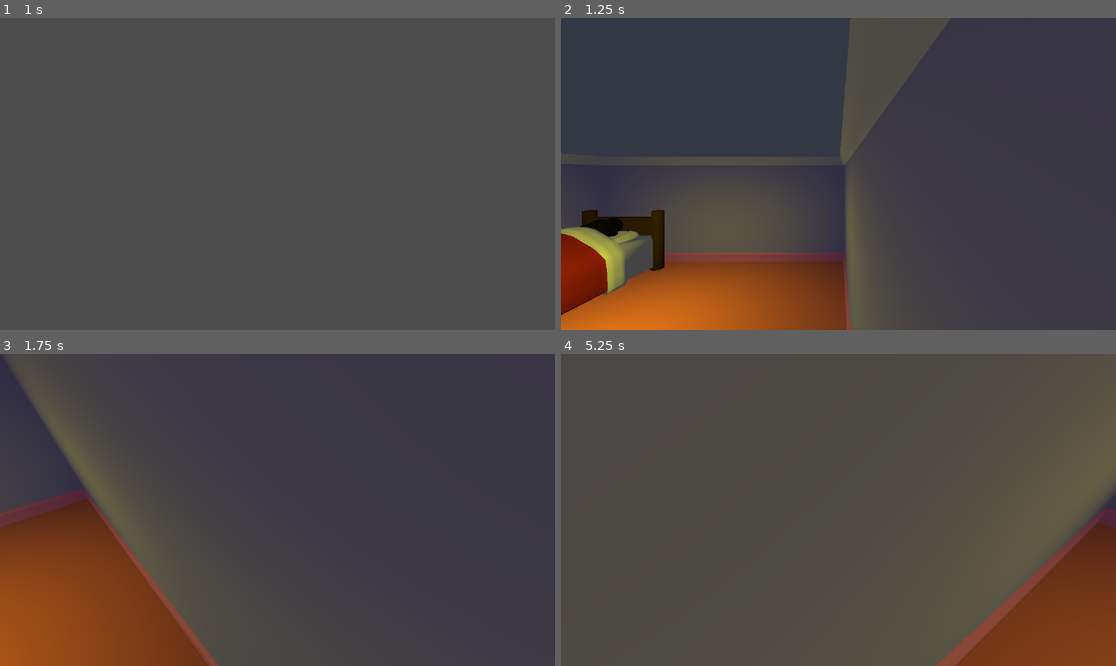
Above: before the commit, frames 1-4 (two rows, left to right).
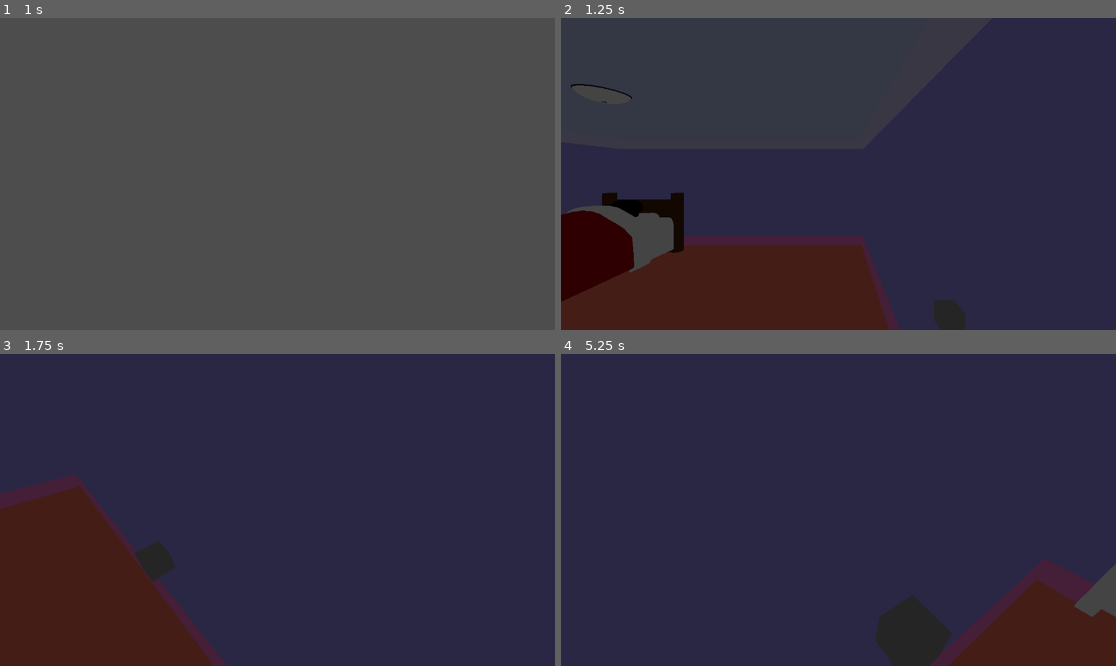
Above: after the commit, the same moments.

Repository: IAmNotIsaac/carliles-bad-dream
Game: Godot game, scene res://scenes/general/main.tscn
The game is run twice, just before and just after one commit, with the same random seed, the same clock (stepped at 60 frames per second) and the same inputs.
Inputs (mouse positions are in pixels of both pictures, inside the frame that each line leads up to):
- Up to frame 1 (1 s): tap Enter at 0.5 s; move the mouse to (399, 158) at 0.52 s; press the mouse at (399, 158) at 0.53 s; hold D (move_right) from 0.53 s (still down); tap Space (jump) at 0.77 s; tap Shift (walk) at 0.8 s
- Up to frame 2 (1.25 s): keep holding D (move_right); tap Space (jump) at 1.07 s
- Up to frame 3 (1.75 s): move the mouse to (249, 510) at 1.27 s; release D (move_right) at 1.28 s; release the mouse at (249, 510) at 1.28 s; hold W (move_forward) from 1.28 s (still down); tap Shift (walk) at 1.35 s; tap Space (jump) at 1.52, 1.55 s
- Up to frame 4 (5.25 s): keep holding W (move_forward); tap Space (jump) at 1.82, 3.02, 3.32, 3.77, 3.8, 4.07, 4.52, 4.82 s; move the mouse to (849, 503) at 2.02 s; hold Space (jump) 2.03-2.78 s; click (849, 503) at 2.3 s; move the mouse to (832, 516) at 2.77 s; tap C (crawl) at 2.85 s; tap Shift (walk) at 3.05, 4.35 s; move the mouse to (877, 513) at 3.52 s; press the mouse at (877, 513) at 3.53 s; move the mouse to (794, 506) at 4.27 s; release the mouse at (794, 506) at 4.28 s; click (794, 506) at 4.55 s; move the mouse to (844, 510) at 5.02 s; press the mouse at (844, 510) at 5.03 s

Frame 1 is identical in both runs. In frame 2, 32% of the frame differs, in the area x 0-73%, y 0-100%; in frame 3, 39%; in frame 4, 100%, in the area x 0-100%, y 0-100%.

Commit message:
LOGIC STUFF

Diff:
--- a/scenes/levels/carlile_room.tscn
+++ b/scenes/levels/carlile_room.tscn
@@ -8,10 +8,14 @@
 [ext_resource type="PackedScene" uid="uid://bkcm367dioe5h" path="res://scenes/general/dynamic_camera.tscn" id="3_ifmub"]
 [ext_resource type="PackedScene" uid="uid://cu3agytdyvgsw" path="res://assets/models/carlile.glb" id="4_a8ndr"]
 [ext_resource type="Script" path="res://scenes/tools/interact_area.gd" id="5_0lhna"]
+[ext_resource type="Script" path="res://scenes/logic/visibility_toggler.gd" id="6_30ivq"]
 [ext_resource type="PackedScene" uid="uid://db5bjr4n61wd1" path="res://assets/models/ceiling.glb" id="6_dblcb"]
+[ext_resource type="PackedScene" uid="uid://cq1eyjm8m6n81" path="res://scenes/tools/interact_area.tscn" id="6_oa751"]
 [ext_resource type="PackedScene" uid="uid://dtgbl0ex1keaf" path="res://assets/models/floor.glb" id="7_d7pxw"]
 [ext_resource type="PackedScene" uid="uid://dwp8je3u571c0" path="res://assets/models/door_wall.glb" id="11_jkvbc"]
 [ext_resource type="PackedScene" uid="uid://bse0j0ohgsor5" path="res://assets/models/door.glb" id="12_wrcht"]
+[ext_resource type="PackedScene" uid="uid://cboxgrstlepby" path="res://assets/models/light.glb" id="13_rtgam"]
+[ext_resource type="Script" path="res://scenes/logic/distributor.gd" id="16_skney"]
 
 [sub_resource type="Environment" id="Environment_2bs8j"]
 
@@ -30,6 +34,9 @@
 _data = [Vector2(0, 0), 0.0, 0.0, 0, 0, Vector2(0.258242, 1), 0.0, 0.0, 0, 0, Vector2(1, 0), 0.0, 0.0, 0, 0]
 point_count = 3
 
+[sub_resource type="BoxShape3D" id="BoxShape3D_drfnw"]
+size = Vector3(0.1, 0.1, 0.1)
+
 [sub_resource type="BoxShape3D" id="BoxShape3D_ep5f2"]
 
 [sub_resource type="BoxShape3D" id="BoxShape3D_6deoq"]
@@ -39,7 +46,10 @@
 size = Vector3(2, 3, 6)
 
 [sub_resource type="BoxShape3D" id="BoxShape3D_o02mo"]
-size = Vector3(2, 3.17684, 3.63736)
+size = Vector3(1.66443, 3.17684, 3.63736)
+
+[sub_resource type="BoxMesh" id="BoxMesh_kjith"]
+size = Vector3(0.1, 0.1, 0.1)
 
 [node name="CarlileRoom" type="Node3D"]
 script = ExtResource("1_c7cwn")
@@ -49,14 +59,19 @@
 
 [node name="Player" parent="." instance=ExtResource("3_deyno")]
 transform = Transform3D(1, 0, 0, 0, 1, 0, 0, 0, 1, 2, 1, 0)
+_jump_force = 3.0
+_walk_speed = 2.0
+_run_speed = 1.0
 _wallrun_limit = 0
 _camera_target_path = NodePath("../CameraTarget")
 
 [node name="CameraTarget" parent="." instance=ExtResource("2_pw6tk")]
+transform = Transform3D(1, 0, 0, 0, 1, 0, 0, 0, 1, 2, 1, 0)
 cull_mask = 1023
 weight = 0.6
 
 [node name="DynamicCamera" parent="." instance=ExtResource("3_ifmub")]
+transform = Transform3D(1, 0, 0, 0, 1, 0, 0, 0, 1, 2, 1, 0)
 _target_path = NodePath("../CameraTarget")
 _current = true
 
@@ -74,6 +89,19 @@
 [node name="Carlile" parent="." instance=ExtResource("4_a8ndr")]
 transform = Transform3D(-0.170753, -0.0457532, -0.176777, 0.170753, 0.0457532, -0.176777, 0.0647048, -0.241481, -2.82834e-09, -2, 0.845797, -3.75003)
 
+[node name="LightToggler" type="Node3D" parent="."]
+transform = Transform3D(1, 0, 0, 0, 1, 0, 0, 0, 1, 3, 1, -1)
+script = ExtResource("6_30ivq")
+_target_path = NodePath("../Lights/CeilingLight")
+
+[node name="ToggleLight" parent="." instance=ExtResource("6_oa751")]
+transform = Transform3D(1, 0, 0, 0, 1, 0, 0, 0, 1, 2.85, 1, -1)
+_logic_path = NodePath("../LightToggler")
+mode = 1
+
+[node name="CollisionShape3D" type="CollisionShape3D" parent="ToggleLight"]
+shape = SubResource("BoxShape3D_drfnw")
+
 [node name="EnterCarlileDream" type="Area3D" parent="."]
 transform = Transform3D(1, 0, 0, 0, 1, 0, 0, 0, 1, -2, 1, -4)
 script = ExtResource("5_0lhna")
@@ -116,6 +144,13 @@
 transform = Transform3D(1, 0, 0, 0, 1, 0, 0, 0, 1, -2, 1, -3.31365)
 shape = SubResource("BoxShape3D_o02mo")
 
+[node name="Lights" type="Node3D" parent="."]
+transform = Transform3D(1, 0, 0, 0, -4.37114e-08, 1, 0, -1, -4.37114e-08, 0, 2, -2)
+
+[node name="CeilingLight" type="OmniLight3D" parent="Lights"]
+transform = Transform3D(1, 0, 0, 0, 1, 0, 0, 0, 1, 0, 0, 0.125132)
+visible = false
+
 [node name="Visual" type="Node3D" parent="."]
 
 [node name="bed" parent="Visual" instance=ExtResource("1_7pydp")]
@@ -207,18 +242,20 @@
 [node name="floor11" parent="Visual" instance=ExtResource("7_d7pxw")]
 transform = Transform3D(1, 0, 0, 0, 1, 0, 0, 0, 1, -2, 0, -4)
 
-[node name="Lights" type="Node3D" parent="."]
-transform = Transform3D(1, 0, 0, 0, -4.37114e-08, 1, 0, -1, -4.37114e-08, 0, 2, -2)
-
-[node name="RoomBulb" type="SpotLight3D" parent="Lights"]
-light_color = Color(1, 1, 0, 1)
-light_energy = 2.0
-spot_angle = 110.0
-
-[node name="door_wall" parent="." instance=ExtResource("11_jkvbc")]
+[node name="door_wall" parent="Visual" instance=ExtResource("11_jkvbc")]
 transform = Transform3D(1, 0, 0, 0, 1, 0, 0, 0, 1, 2, 0, 1)
 
-[node name="door" parent="." instance=ExtResource("12_wrcht")]
+[node name="door" parent="Visual" instance=ExtResource("12_wrcht")]
 transform = Transform3D(1, 0, 0, 0, 1, 0, 0, 0, 1, 2, 1, 1)
 
+[node name="light2" parent="Visual" instance=ExtResource("13_rtgam")]
+transform = Transform3D(1, 0, 0, 0, 1, 0, 0, 0, 1, 0, 2.5, -2)
+
+[node name="MeshInstance3D" type="MeshInstance3D" parent="Visual"]
+transform = Transform3D(1, 0, 0, 0, 1, 0, 0, 0, 1, 2.85, 1, -1)
+mesh = SubResource("BoxMesh_kjith")
+
+[node name="Node3D" type="Node3D" parent="."]
+script = ExtResource("16_skney")
+
 [connection signal="interacted_with" from="EnterCarlileDream" to="." method="_on_enter_carlile_dream_interacted_with"]
--- /dev/null
+++ b/scenes/logic/distributor.gd
@@ -0,0 +1,28 @@
+extends Logic
+
+
+@export_node_path("Logic") var _target_a : NodePath
+@export_node_path("Logic") var _target_b : NodePath
+@export_node_path("Logic") var _target_c : NodePath
+@export_node_path("Logic") var _target_d : NodePath
+@export_node_path("Logic") var _target_e : NodePath
+@export_node_path("Logic") var _target_f : NodePath
+@export_node_path("Logic") var _target_g : NodePath
+@export_node_path("Logic") var _target_h : NodePath
+
+@onready var _targets := [
+	get_node_or_null(_target_a),
+	get_node_or_null(_target_b),
+	get_node_or_null(_target_c),
+	get_node_or_null(_target_d),
+	get_node_or_null(_target_e),
+	get_node_or_null(_target_f),
+	get_node_or_null(_target_g),
+	get_node_or_null(_target_h),
+]
+
+
+func _activated() -> void:
+	for t in _targets:
+		if t != null:
+			t.activate()
--- /dev/null
+++ b/scenes/logic/logic.gd
@@ -0,0 +1,14 @@
+class_name Logic
+extends Node
+
+
+## Private methods
+
+func _activated() -> void:
+	pass
+
+
+## Public methods
+
+func activate() -> void:
+	_activated()
--- /dev/null
+++ b/scenes/logic/visibility_toggler.gd
@@ -0,0 +1,11 @@
+extends Logic
+
+
+@export_node_path("CanvasItem", "Node3D") var _target_path : NodePath
+
+@onready var _target := get_node_or_null(_target_path)
+
+
+func _activated() -> void:
+	if _target != null:
+		_target.set_visible(not _target.is_visible())
--- a/scenes/tools/interact_area.gd
+++ b/scenes/tools/interact_area.gd
@@ -10,7 +10,10 @@
 	SINGULAR
 }
 
+@export_node_path("Logic") var _logic_path : NodePath
 @export var mode : Mode = Mode.CONTINUOUS
+
+@onready var _logic := get_node_or_null(_logic_path)
 
 var _activation_count := 0
 
@@ -27,5 +30,8 @@
 			if _activation_count > 0:
 				return
 
+	if _logic != null:
+		_logic.activate()
+
 	interacted_with.emit()
 	_activation_count += 1
Binary file added: assets/models/light.glb
Not shown, added: assets/models/light.glb.import
Not shown: 1 places in scenes/levels/carlile_room.tscn that only renumber resources
Not shown, added: assets/models/source/light.blend
Not shown, added: assets/models/source/light.blend1
